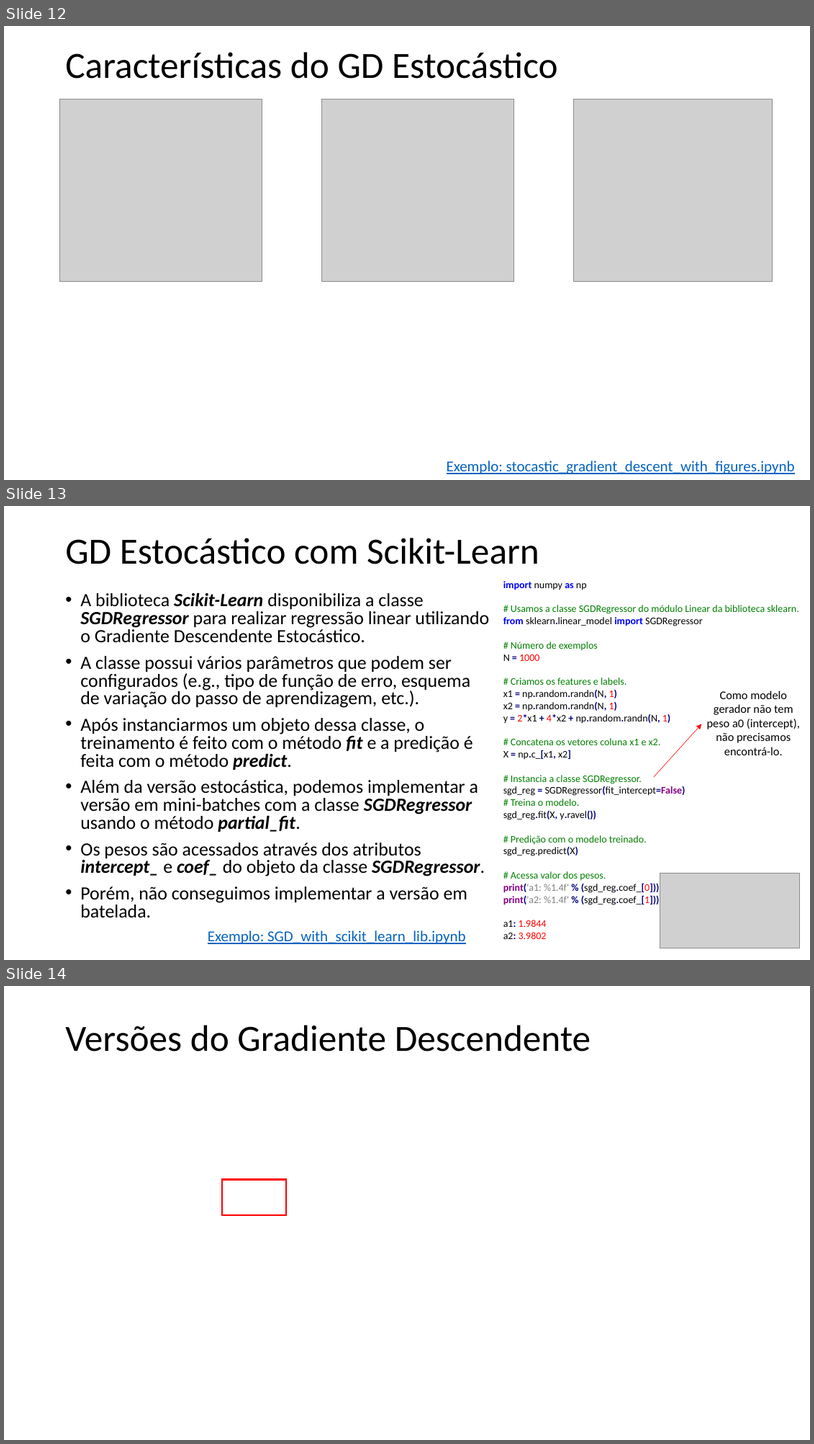
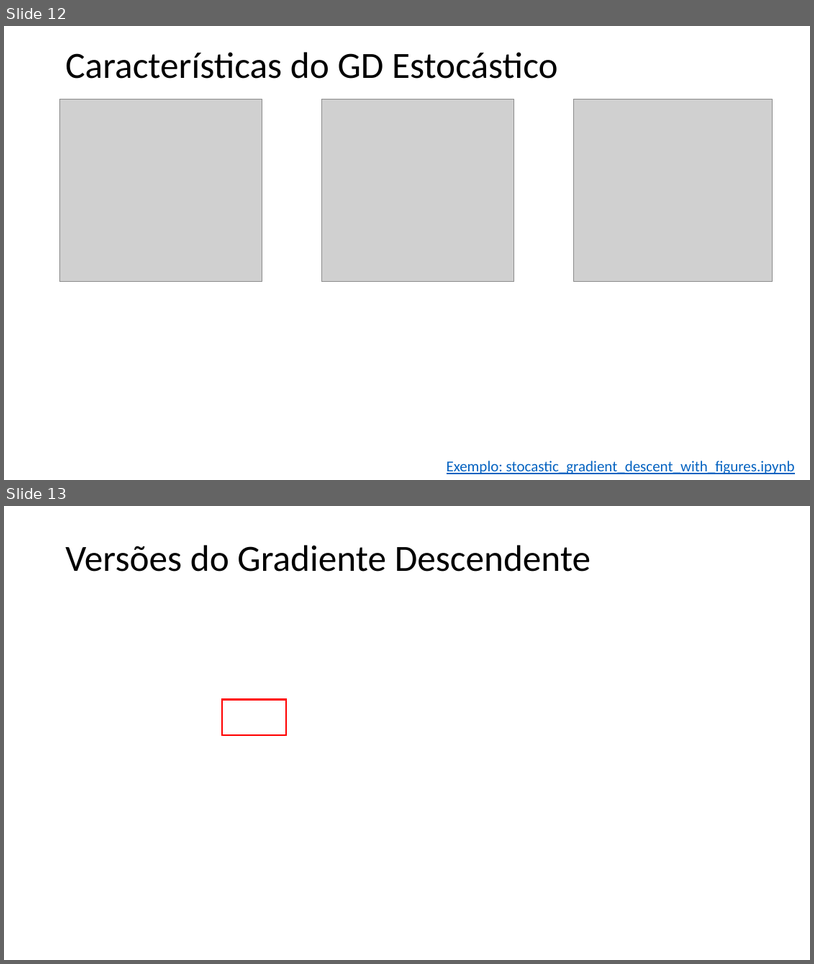
Before and after one commit to zz4fap/t319_aprendizado_de_maquina, a slide deck: slides/T319_Regressão_Linear (Parte II).pptx. Shown one above the other, each under a label of ours: slides 12, 13 and 14 before the commit, slides 12 and 13 after it. The pictures are 814x1444 and 814x964 pixels, drawn with LibreOffice and Linux fonts; fonts in the diff are those of the drawing; grey boxes stand for pictures. Boxes give left, top, right and bottom in pixels: in the first picture for what was removed or moved away, otherwise in the second. Text is boxed around its words. In the diff, an @@ line names an element or a change of style, - is before the commit and + after.

```diff
--- a/slides/T319_Regressão_Linear (Parte II).pptx
+++ b/slides/T319_Regressão_Linear (Parte II).pptx
@@ slide 13 removed at box(4, 506, 810, 960), background #FFFFFF @@
@@ title removed at box(65, 538, 540, 564) @@
-GD Estocástico com Scikit-Learn
@@ text removed at box(504, 581, 799, 939) @@
-import numpy as np
-# Usamos a classe SGDRegressor do módulo Linear da biblioteca sklearn.
-from sklearn.linear_model import SGDRegressor
-# Número de exemplos
-N = 1000
-# Criamos os features e labels.
-x1 = np.random.randn(N, 1)
-x2 = np.random.randn(N, 1)
-y = 2*x1 + 4*x2 + np.random.randn(N, 1)
-# Concatena os vetores coluna x1 e x2.
-X = np.c_[x1, x2]
-# Instancia a classe SGDRegressor.
-sgd_reg = SGDRegressor(fit_intercept=False)
-# Treina o modelo.
-sgd_reg.fit(X, y.ravel())
-# Predição com o modelo treinado.
-sgd_reg.predict(X)
-# Acessa valor dos pesos.
-print('a1: %1.4f' % (sgd_reg.coef_[0]))
-print('a2: %1.4f' % (sgd_reg.coef_[1]))
-a1: 1.9844
-a2: 3.9802
@@ text removed at box(80, 592, 489, 918) @@
-• A biblioteca Scikit-Learn disponibiliza a classe SGDRegressor para realizar regressão linear utilizando o Gradiente Descendente Estocástico.
-• A classe possui vários parâmetros que podem ser configurados (e.g., tipo de função de erro, esquema de variação do passo de aprendizagem, etc.).
-• Após instanciarmos um objeto dessa classe, o treinamento é feito com o método fit e a predição é feita com o método predict.
-• Além da versão estocástica, podemos implementar a versão em mini-batches com a classe SGDRegressor usando o método partial_fit.
-• Os pesos são acessados através dos atributos intercept_ e coef_ do objeto da classe SGDRegressor.
-• Porém, não conseguimos implementar a versão em batelada.
@@ text removed at box(707, 690, 800, 755) @@
-Como modelo gerador não tem peso a0 (intercept), não precisamos encontrá-lo.
@@ arrow removed from (654, 777) to (702, 723) @@
@@ picture removed at box(661, 872, 800, 948) @@
@@ text removed at box(208, 930, 466, 944) @@
-Exemplo: SGD_with_scikit_learn_lib.ipynb
@@ what was slide 14 is now slide 13 @@
```
Also in this commit, not shown: 6 slides changed, 1 slide added, 1 other slide removed, 32 other files.
